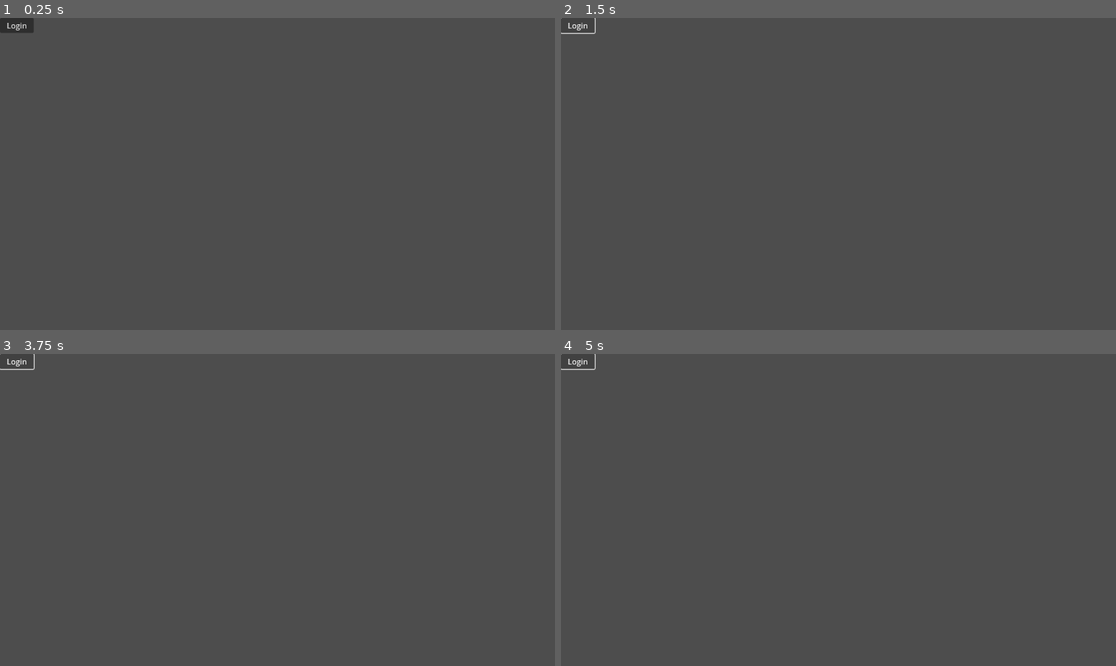
Above: before the commit, frames 1-4 (two rows, left to right).
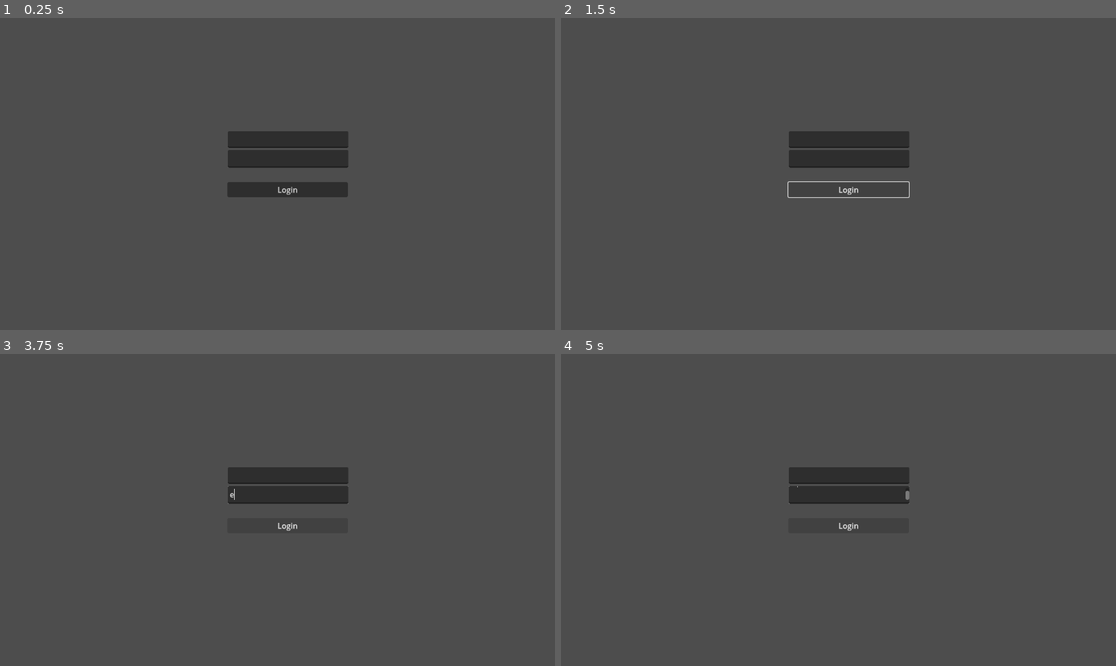
Above: after the commit, the same moments.

Repository: NoahP1608/CS-NEA
Game: Godot game, scene res://login_screen.tscn
Two runs of this game, one before a commit and one after it. Both use one fixed random seed, a clock stepped at 60 frames per second and the inputs below. This scene is started directly instead of the project's main scene.
Inputs:
- Up to frame 1 (0.25 s): no input
- Up to frame 2 (1.5 s): click "Login" at 0.5 s; tap Enter at 1.25 s; hold Right (ui_right) from 1.28 s (still down); hold Space (attack) from 1.28 s (still down)
- Up to frame 3 (3.75 s): release Right (ui_right) at 2.03 s; release Space (attack) at 2.03 s; hold Down (ui_down) 2.03-2.78 s; tap E (talk) at 2.1, 3.6 s; tap Enter at 2.75 s; hold Right (ui_right) 2.78-3.53 s; hold Space (attack) 2.78-3.53 s; hold Up (ui_up) from 3.53 s (still down)
- Up to frame 4 (5 s): tap Enter at 4.25 s; release Up (ui_up) at 4.28 s; hold Left (ui_left) from 4.28 s (still down); hold Space (attack) from 4.28 s (still down)

The runs differ from the first frame. In frame 1, 3.7% of the frame differs, in the area x 0-63%, y 0-58%; in frame 2, 2.6%; in frame 3, 2.5%; in frame 4, 2.5%.

Commit message:
login screen setup

Diff:
--- /dev/null
+++ b/Scripts/login_screen.gd
@@ -0,0 +1,17 @@
+extends Control
+
+var username = ''
+var password = ''
+@onready var message = $RichTextLabel
+
+func _ready():
+	message.visible = false
+
+func _on_button_pressed():
+	username = $Username.text
+	password = $Password.text
+	print(username,'',password)
+
+
+func _on_timer_timeout():
+	message.visible = false
--- a/login_screen.tscn
+++ b/login_screen.tscn
@@ -1,15 +1,53 @@
-[gd_scene format=3 uid="uid://dho5su4b4qkqg"]
+[gd_scene load_steps=2 format=3 uid="uid://dho5su4b4qkqg"]
+
+[ext_resource type="Script" path="res://Scripts/login_screen.gd" id="1_wuftj"]
 
 [node name="Login Screen" type="Control"]
 layout_mode = 3
 anchors_preset = 15
 anchor_right = 1.0
 anchor_bottom = 1.0
+offset_left = -3.0
+offset_top = -38.0
+offset_right = -3.0
+offset_bottom = -38.0
 grow_horizontal = 2
 grow_vertical = 2
+script = ExtResource("1_wuftj")
+
+[node name="Username" type="TextEdit" parent="."]
+layout_mode = 2
+offset_left = 476.0
+offset_top = 273.0
+offset_right = 726.0
+offset_bottom = 308.0
+
+[node name="Password" type="TextEdit" parent="."]
+layout_mode = 2
+offset_left = 476.0
+offset_top = 312.0
+offset_right = 726.0
+offset_bottom = 349.0
 
 [node name="Button" type="Button" parent="."]
+layout_mode = 2
+offset_left = 475.0
+offset_top = 379.0
+offset_right = 725.0
+offset_bottom = 410.0
+text = "Login"
+
+[node name="RichTextLabel" type="RichTextLabel" parent="."]
+modulate = Color(0.67, 0.0871, 0.388265, 1)
 layout_mode = 0
-offset_right = 70.0
-offset_bottom = 29.0
-text = "Login"
+offset_left = 462.0
+offset_top = 450.0
+offset_right = 768.0
+offset_bottom = 498.0
+text = "Incorrect username and password"
+
+[node name="Timer" type="Timer" parent="."]
+autostart = true
+
+[connection signal="pressed" from="Button" to="." method="_on_button_pressed"]
+[connection signal="timeout" from="Timer" to="." method="_on_timer_timeout"]
